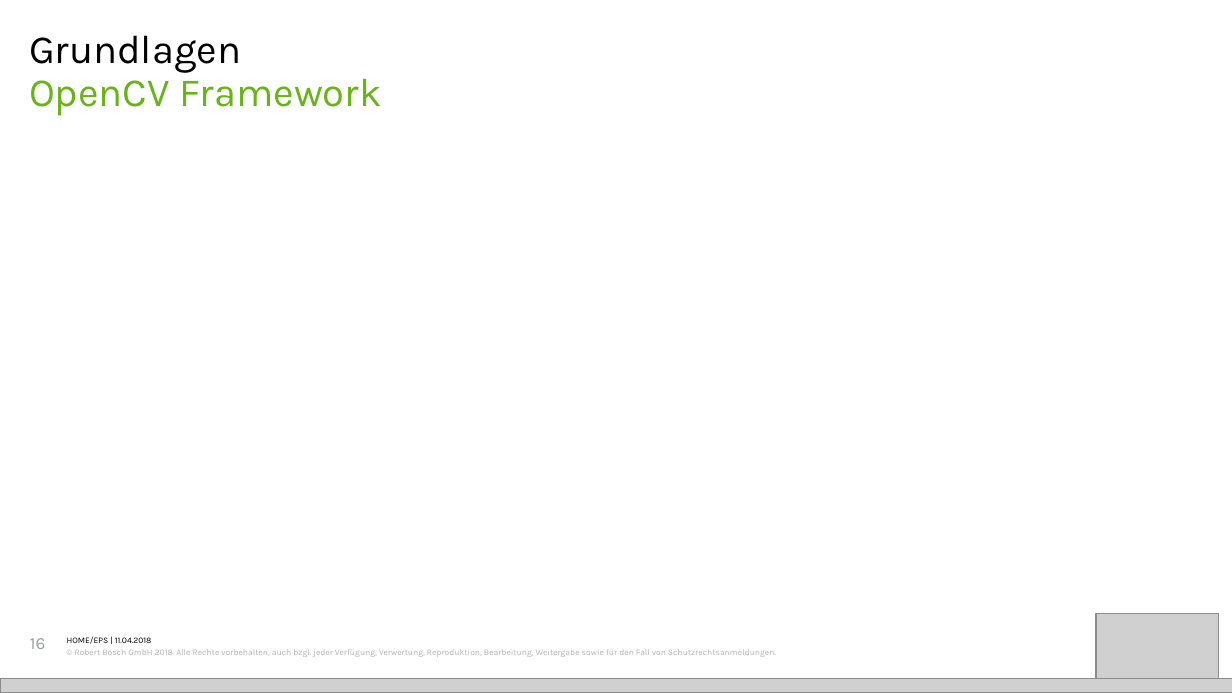
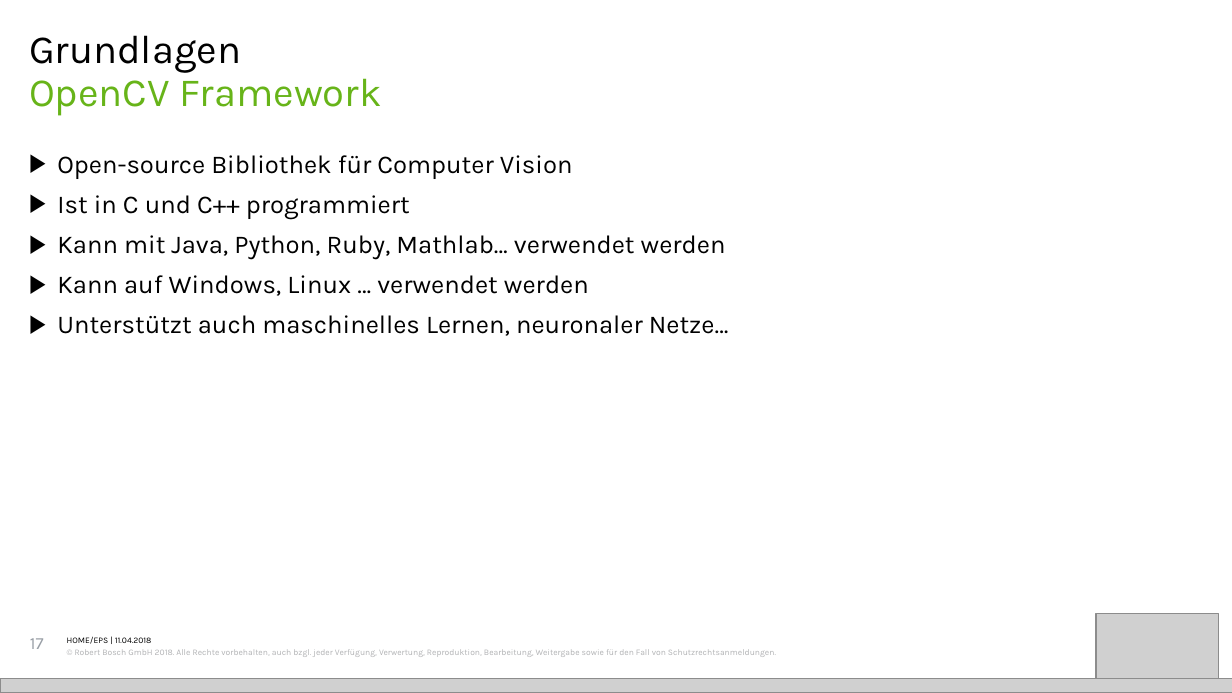
Before and after one commit to iwnfubb/MA_Doc, a slide deck: slide 17 of Präsi/Präsi.pptx (slide 16 before the commit). Drawn at 1232x693 pixels with LibreOffice and Linux fonts; fonts in the diff are those of the drawing; grey boxes stand for pictures. Boxes give left, top, right and bottom in pixels: in the first picture for what was removed or moved away, otherwise in the second. Text is boxed around its words. In the diff, an @@ line names an element or a change of style, - is before the commit and + after.

```diff
--- a/Präsi/Präsi.pptx
+++ b/Präsi/Präsi.pptx
@@ text added at [57,155,729,336], 18 pt, text #000000 @@
+▶ Open-source Bibliothek für Computer Vision
+▶ Ist in C und C++ programmiert
+▶ Kann mit Java, Python, Ruby, Mathlab… verwendet werden
+▶ Kann auf Windows, Linux … verwendet werden
+▶ Unterstützt auch maschinelles Lernen, neuronaler Netze…
@@ text at [30,638,44,649]: text changed @@
-16
+17
```
Also in this commit, not shown: 12 other slides changed, 3 other files.
